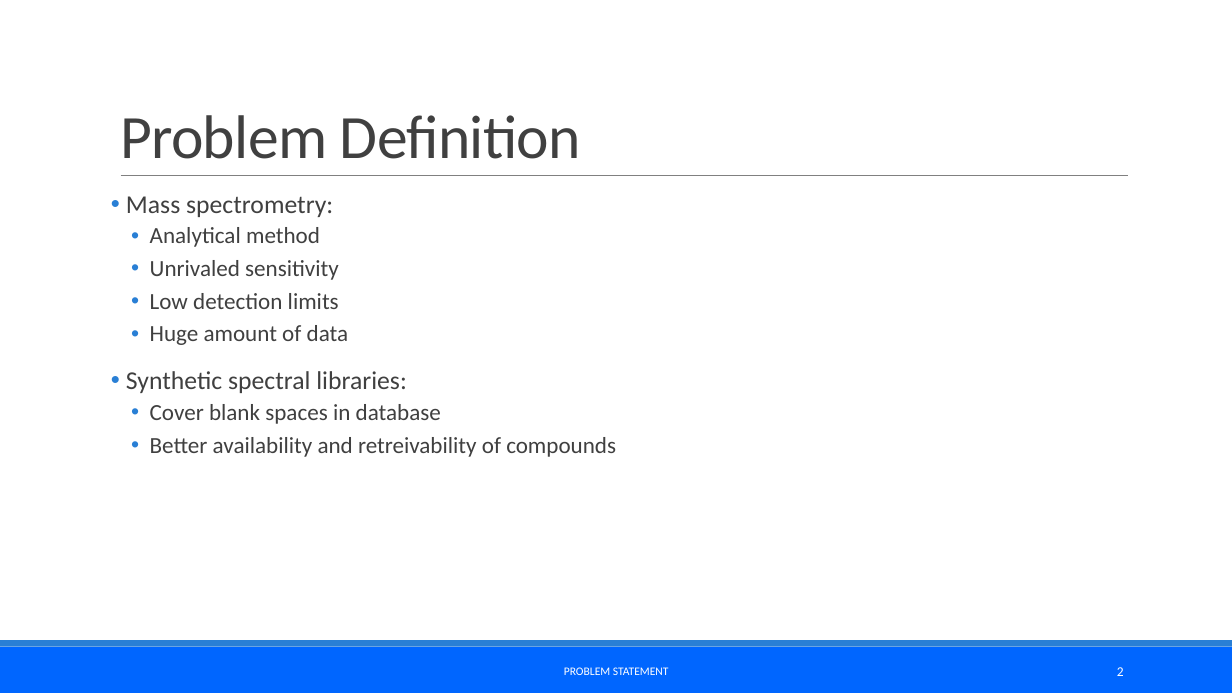
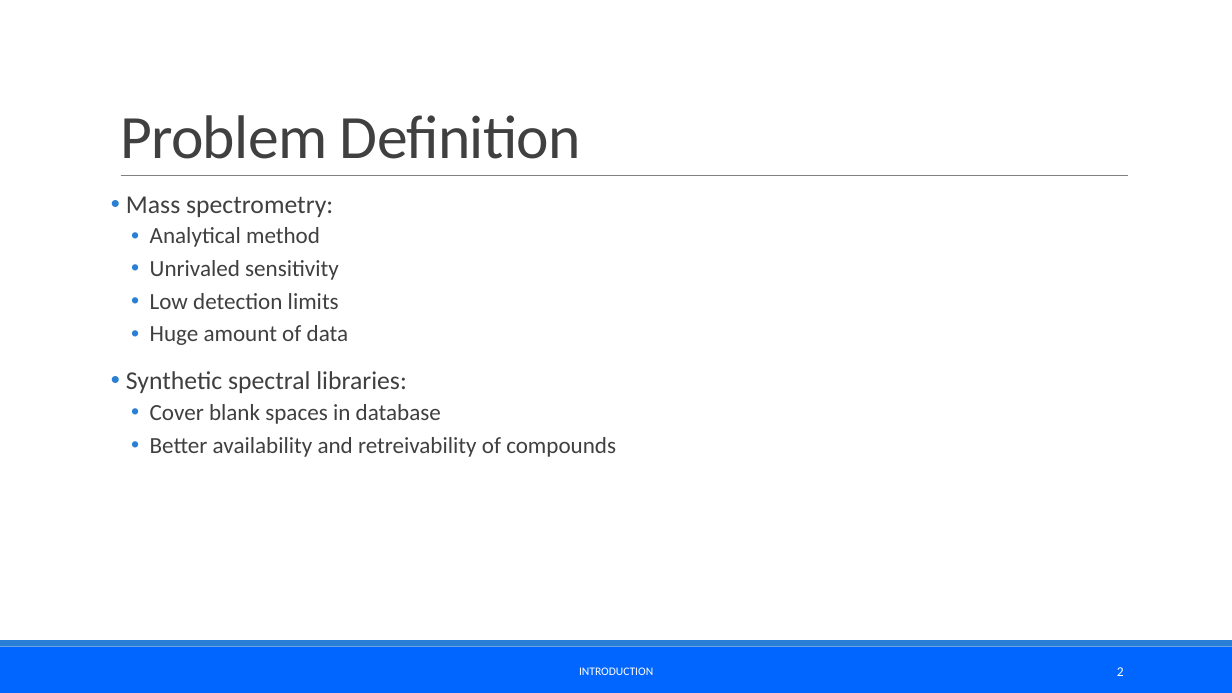
Before and after one commit to jozef1v/MS_Synthetic_Library, a slide deck: slide 2 of Presentation/Prezentácia_MS_Library.pptx. Drawn at 1232x693 pixels with LibreOffice and Linux fonts; fonts in the diff are those of the drawing. Boxes give left, top, right and bottom in pixels: in the first picture for what was removed or moved away, otherwise in the second. Text is boxed around its words. In the diff, an @@ line names an element or a change of style, - is before the commit and + after.

```diff
--- a/Presentation/Prezentácia_MS_Library.pptx
+++ b/Presentation/Prezentácia_MS_Library.pptx
@@ text at (579,667,653,675): text changed @@
-PROBLEM STATEMENT
+INTRODUCTION
```
Also in this commit, not shown: 1 other slide changed, 1 slide added, 2 other files.
